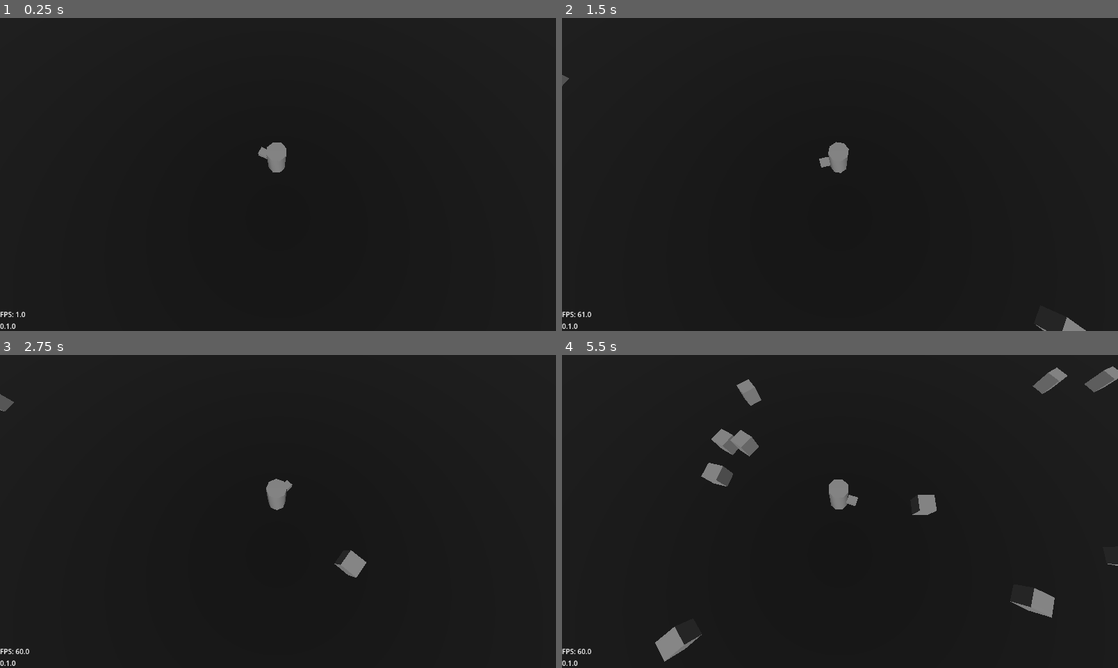
Above: before the commit, frames 1-4 (two rows, left to right).
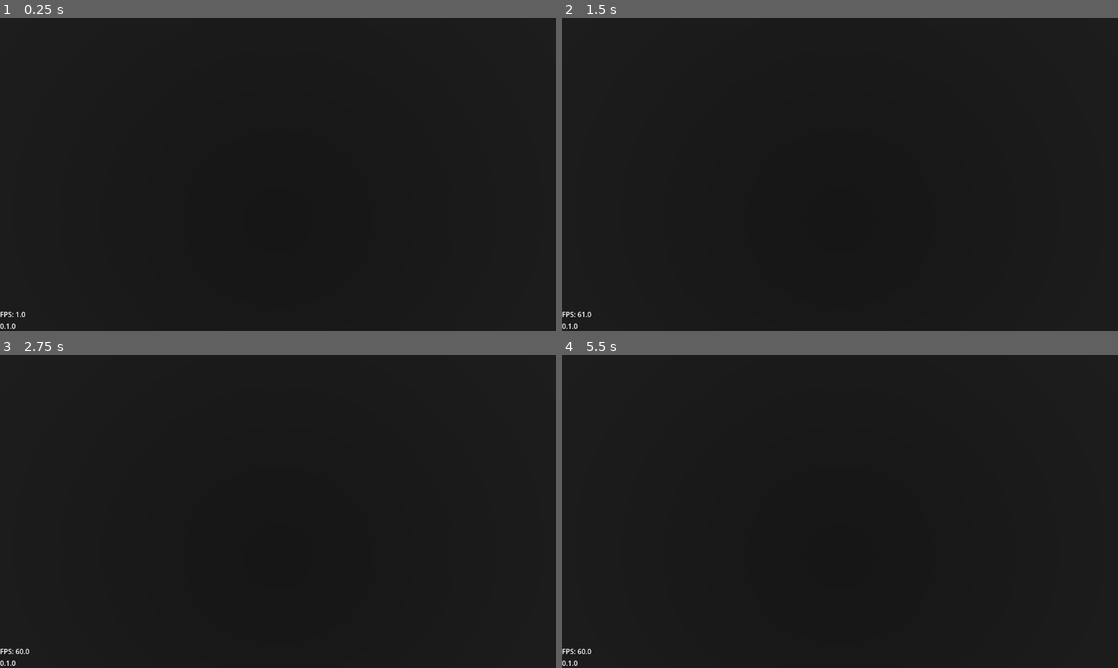
Above: after the commit, the same moments.

Repository: Grey-B/toy-defenders
Game: Godot game, scene res://src/core/main_game/main_game.tscn
Two runs of this game, one before a commit and one after it. Both use one fixed random seed, a clock stepped at 60 frames per second and the inputs below.
Inputs (mouse positions are in pixels of both pictures, inside the frame that each line leads up to):
- Up to frame 1 (0.25 s): no input
- Up to frame 2 (1.5 s): tap Enter at 0.5 s; move the mouse to (962, 158) at 0.52 s; hold D (move_right) 0.53-1.28 s; tap I at 0.6, 1.35 s; move the mouse to (728, 190) at 1.27 s; hold S (move_down) from 1.28 s (still down)
- Up to frame 3 (2.75 s): move the mouse to (333, 442) at 2.02 s; release S (move_down) at 2.03 s; hold D (move_right) from 2.03 s (still down); tap I at 2.1 s
- Up to frame 4 (5.5 s): move the mouse to (812, 574) at 2.77 s; release D (move_right) at 2.78 s; hold W (move_up) 2.78-3.53 s; tap I every 0.75 s from 2.85 to 5.1 s; move the mouse to (1006, 558) at 3.52 s; hold A (move_left) 3.53-5.03 s; move the mouse to (673, 464) at 4.27 s; move the mouse to (867, 511) at 5.02 s; hold S (move_down) from 5.03 s (still down)

The runs differ from the first frame. In frame 1, 0.3% of the frame differs, in the area x 46-52%, y 39-50%; in frame 2, 0.5%; in frame 3, 0.6%; in frame 4, 2.6%, in the area x 16-100%, y 3-98%.

Commit message:
Initial commit

Diff:
--- a/assets/3d/models/ancestries/test_ancestry_model.tscn
+++ /dev/null
@@ -1,10 +0,0 @@
-[gd_scene format=3 uid="uid://hdqyulugd4ou"]
-
-[node name="TestAncestryModel" type="Node3D" unique_id=2046162105]
-
-[node name="CSGCylinder3D" type="CSGCylinder3D" parent="." unique_id=1079863148]
-transform = Transform3D(1, 0, 0, 0, 1, 0, 0, 0, 1, 0, 1, 0)
-
-[node name="CSGBox3D" type="CSGBox3D" parent="." unique_id=1847081848]
-transform = Transform3D(1, 0, 0, 0, 1, 0, 0, 0, 1, 0, 1, 0.75)
-size = Vector3(0.4, 0.3, 0.5)
--- a/src/core/main_game/main_game.gd
+++ b/src/core/main_game/main_game.gd
@@ -11,30 +11,13 @@
 @onready var debug_root: Control = %DebugRoot
 
 const TEST_LEVEL_1_UID: String = "uid://ba0k6u41pfd88"
-const PLAYER_UID: String = "uid://bro1da23d1j3v"
 
-var player: Player = null
 var current_level: BaseLevel = null
 
 
 func _ready() -> void:
 	get_window().grab_focus.call_deferred()
-	init_player()
 	load_level(TEST_LEVEL_1_UID)
-
-
-func init_player() -> void:
-	var player_scene: PackedScene = ResourceLoader.load(PLAYER_UID) as PackedScene
-	if player_scene == null:
-		push_error("Could not load player scene: " + PLAYER_UID)
-		return
-
-	player = player_scene.instantiate() as Player
-	if player == null:
-		push_error("Loaded player scene does not extend Player or DNE: " + PLAYER_UID)
-		return
-
-	entity_root.add_child(player)
 
 
 func load_level(level_scene: String) -> void:
@@ -67,57 +50,3 @@
 	# TODO add fall back scene
 
 	level_root.add_child(current_level)
-
-	place_player_at_level_spawn()
-	check_for_enemy_spawn()
-	#setup_camera()
-
-
-func place_player_at_level_spawn() -> void:
-	if player == null:
-		push_error("Cannot place player in level because it is null")
-		return
-	if current_level == null:
-		push_error("Cannot place player into level because level is null")
-		return
-
-	player.global_position = current_level.get_default_player_spawn()
-
-#func setup_camera() -> void:
-#if player == null or current_level == null:
-#return
-#
-#var level_camera := current_level.get_player_camera()
-#if level_camera == null:
-#return
-#
-## TODO: temporary hookup
-## TODO: camera_system.set_target(player)
-
-
-func check_for_enemy_spawn() -> void:
-	var timer := current_level.get_enemy_spawn_timer()
-	if timer != null:
-		timer.timeout.connect(spawn_enemy)
-
-
-func spawn_enemy() -> void:
-	var enemy: PackedScene = ResourceLoader.load(current_level.ENEMY_UID_ARRAY[0]) \
-			as PackedScene
-	if enemy == null:
-		push_error("Could not load enemy scene: " + current_level.ENEMY_UID_ARRAY[0])
-		return
-
-	var enemy_instance = enemy.instantiate() as BaseEnemy
-	if enemy_instance == null:
-		push_error(
-			"Loaded enemy scene does not extend BaseEnemy or DNE: "
-			+ current_level.ENEMY_UID_ARRAY[0],
-		)
-		return
-
-	enemy_instance.data = current_level.ENEMY_DATA_ARRAY[0]
-	entity_root.add_child(enemy_instance)
-
-	player.enemy_path_follow.progress_ratio = randf()
-	enemy_instance.global_position = player.enemy_path_follow.global_position
--- a/src/gameplay/enemies/base_enemy.gd
+++ b/src/gameplay/enemies/base_enemy.gd
@@ -2,9 +2,6 @@
 extends CharacterBody3D
 
 @export var data: EnemyData
-
-@onready var player: Player = get_tree().get_first_node_in_group("player")
-@onready var contact_hitbox: Area3D = %ContactHitbox
 
 var enemy_name: String
 var model_instance: Node3D
@@ -22,13 +19,8 @@
 
 
 func _physics_process(_delta: float) -> void:
-	data.behavior.process_behavior(self, player)
+	data.behavior.process_behavior(self)
 	velocity.y = 0
-
-
-func _on_contact_hitbox_body_entered(body: Node3D) -> void:
-	if body is Player:
-		body.take_damage(data.behavior.contact_damage)
 
 
 func take_damage(damage: int) -> void:
--- a/src/gameplay/enemies/base_enemy.tscn
+++ b/src/gameplay/enemies/base_enemy.tscn
@@ -16,13 +16,13 @@
 transform = Transform3D(1, 0, 0, 0, 1, 0, 0, 0, 1, 0, 1, 0)
 shape = SubResource("CapsuleShape3D_6owma")
 
-[node name="ContactHitbox" type="Area3D" parent="." unique_id=431302198]
+[node name="Hurtbox" type="Area3D" parent="." unique_id=431302198]
 unique_name_in_owner = true
 collision_layer = 4
 collision_mask = 18
 
-[node name="CollisionShape3D" type="CollisionShape3D" parent="ContactHitbox" unique_id=1364037271]
+[node name="CollisionShape3D" type="CollisionShape3D" parent="Hurtbox" unique_id=1364037271]
 transform = Transform3D(1, 0, 0, 0, 1, 0, 0, 0, 1, 0, 1, 0)
 shape = SubResource("CapsuleShape3D_s58g3")
 
-[connection signal="body_entered" from="ContactHitbox" to="." method="_on_contact_hitbox_body_entered"]
+[connection signal="body_entered" from="Hurtbox" to="." method="_on_contact_hitbox_body_entered"]
--- a/src/gameplay/player/player.gd
+++ /dev/null
@@ -1,114 +0,0 @@
-class_name Player
-extends CharacterBody3D
-
-enum States { IDLE, MOVE }
-
-@export var enemy_path_follow: PathFollow3D
-@export var data: PlayerData
-@export var equipped_weapon: WeaponData
-
-@onready var entity_root: Node3D = get_tree().get_first_node_in_group("entity_root")
-@onready var collision_shape_3d: CollisionShape3D = %CollisionShape3D
-@onready var projectile_spawn: Marker3D = %ProjectileSpawn
-@onready var camera: Camera3D = %Camera3D
-
-const RAYCAST_LENGTH: int = 1000
-
-var active_state: States = States.IDLE
-var model_instance: Node3D
-var strength: float
-var dexterity: float
-var speed: float
-var max_health: int
-var cur_health: int
-var attack_speed: float = 1.0
-var attack_timer: Timer = Timer.new()
-
-
-func _ready() -> void:
-	model_instance = data.ancestry.model.instantiate()
-	strength = data.strength * data.ancestry.strength_mult * data.player_class.strength_mult
-	dexterity = data.dexterity * data.ancestry.dexterity_mult * data.player_class.dexterity_mult
-	speed = data.speed * data.ancestry.speed_mult * data.player_class.speed_mult
-	max_health = int(data.max_health * data.ancestry.health_mult * data.player_class.health_mult)
-	cur_health = max_health
-	attack_speed /= equipped_weapon.attack_speed
-
-	collision_shape_3d.add_child(model_instance)
-	add_child(attack_timer)
-
-	attack_timer.start()
-	attack_timer.one_shot = false
-	# TODO: replace with manual attack toggle
-
-	attack_timer.wait_time = attack_speed
-	attack_timer.timeout.connect(attack)
-
-
-func _physics_process(_delta: float) -> void:
-	# Make player look at mouse
-	var mouse_pos: Vector2 = get_viewport().get_mouse_position()
-	var ray_from := camera.project_ray_origin(mouse_pos)
-	var ray_dir := ray_from + camera.project_ray_normal(mouse_pos) * RAYCAST_LENGTH
-
-	var player_height = collision_shape_3d.global_position.y
-	var plane := Plane(Vector3.UP, player_height)
-	var intersection = plane.intersects_ray(ray_from, ray_dir)
-
-	if intersection != null:
-		collision_shape_3d.look_at(intersection, Vector3.UP, true)
-
-	# Make player move
-	var input_dir := Input.get_vector(
-		"move_left",
-		"move_right",
-		"move_up",
-		"move_down",
-	)
-	var direction := (
-			transform.basis * Vector3(input_dir.x, 0, input_dir.y)
-	).normalized()
-
-	if input_dir:
-		set_state(States.MOVE)
-	else:
-		set_state(States.IDLE)
-
-	if active_state == States.MOVE:
-		velocity.x = direction.x * speed
-		velocity.z = direction.z * speed
-	elif active_state == States.IDLE:
-		velocity.x = move_toward(velocity.x, 0, speed)
-		velocity.z = move_toward(velocity.z, 0, speed)
-
-	move_and_slide()
-
-
-func set_state(new_state: States) -> void:
-	active_state = new_state
-
-
-func attack() -> void:
-	var attack_instance = equipped_weapon.attack_model.instantiate() as BaseProjectile
-	attack_instance.direction = collision_shape_3d.rotation
-	attack_instance.spawn_position = projectile_spawn.global_position
-	attack_instance.rotation_basis = collision_shape_3d.global_transform.basis
-
-	if equipped_weapon.weapon_range == "melee":
-		attack_instance.damage = equipped_weapon.damage + strength
-	elif equipped_weapon.weapon_range == "ranged":
-		attack_instance.damage = equipped_weapon.damage + dexterity
-
-	entity_root.add_child(attack_instance)
-
-
-func take_damage(damage: int) -> void:
-	cur_health -= damage
-	print(
-		"Took " + str(damage) + " damage. Current health: " \
-				+ str(cur_health) + "/" + str(max_health),
-	)
-	if cur_health < 0:
-		cur_health = 0
-	if cur_health == 0:
-		queue_free()
--- a/src/gameplay/player/player.tscn
+++ /dev/null
@@ -1,44 +0,0 @@
-[gd_scene format=3 uid="uid://bro1da23d1j3v"]
-
-[ext_resource type="Script" uid="uid://2tl4awloq3r3" path="res://src/gameplay/player/player.gd" id="1_kh5p4"]
-[ext_resource type="Resource" uid="uid://0d832eq58eps" path="res://src/resources/player data/test_player.tres" id="2_64h4j"]
-[ext_resource type="Resource" uid="uid://b21i3lrmltkg8" path="res://src/resources/weapons/swords/test_sword.tres" id="3_k2146"]
-
-[sub_resource type="CapsuleShape3D" id="CapsuleShape3D_6owma"]
-
-[sub_resource type="Curve3D" id="Curve3D_kh5p4"]
-closed = true
-_data = {
-"points": PackedVector3Array(0, 0, 0, 0, 0, 0, -12.940706, 0.00012207031, 10.411709, 0, 0, 0, 0, 0, 0, 13.527485, 0.00012207031, 10.098688, 0, 0, 0, 0, 0, 0, 23.693205, 0.00012207031, -16.07169, 0, 0, 0, 0, 0, 0, -24.61646, 0.00012207031, -15.8719635),
-"tilts": PackedFloat32Array(0, 0, 0, 0)
-}
-point_count = 4
-
-[node name="Player" type="CharacterBody3D" unique_id=1566504034 node_paths=PackedStringArray("enemy_path_follow") groups=["player"]]
-collision_layer = 2
-script = ExtResource("1_kh5p4")
-enemy_path_follow = NodePath("Path3D/EnemyPathFollow")
-data = ExtResource("2_64h4j")
-equipped_weapon = ExtResource("3_k2146")
-
-[node name="CollisionShape3D" type="CollisionShape3D" parent="." unique_id=210629025]
-unique_name_in_owner = true
-transform = Transform3D(1, 0, 0, 0, 1, 0, 0, 0, 1, 0, 1, 0)
-shape = SubResource("CapsuleShape3D_6owma")
-
-[node name="ProjectileSpawn" type="Marker3D" parent="CollisionShape3D" unique_id=791439976]
-unique_name_in_owner = true
-transform = Transform3D(1, 0, 0, 0, 1, 0, 0, 0, 1, 0, -0.19999999, 1.3)
-
-[node name="Camera3D" type="Camera3D" parent="." unique_id=1552441341]
-unique_name_in_owner = true
-transform = Transform3D(1, 0, 0, 0, 0.2588191, 0.9659258, 0, -0.9659258, 0.2588191, 0.068574905, 9.810198, 2.9408832)
-fov = 90.0
-size = 12.0
-
-[node name="Path3D" type="Path3D" parent="." unique_id=1875791232]
-curve = SubResource("Curve3D_kh5p4")
-
-[node name="EnemyPathFollow" type="PathFollow3D" parent="Path3D" unique_id=2042184523]
-unique_name_in_owner = true
-transform = Transform3D(0.0118254395, 0, -0.9999266, 0, 1, 0, 0.9999266, 0, 0.0118254395, -12.940706, 0.00012207031, 10.411709)
--- a/src/gameplay/player/player_spawn.gd
+++ /dev/null
@@ -1,2 +0,0 @@
-class_name PlayerSpawn
-extends Marker3D
--- a/src/levels/base_level.gd
+++ b/src/levels/base_level.gd
@@ -1,8 +1,3 @@
 @abstract
 class_name BaseLevel
 extends Node3D
-
-@abstract func get_default_player_spawn() -> Vector3
-
-
-@abstract func get_enemy_spawn_timer() -> Timer
--- a/src/levels/prototypes/test_level_1.gd
+++ b/src/levels/prototypes/test_level_1.gd
@@ -1,16 +1,2 @@
 class_name TestLevel1
 extends BaseLevel
-
-@onready var player_spawn: PlayerSpawn = %PlayerSpawn
-@onready var enemy_spawn_timer: Timer = %EnemySpawnTimer
-
-const ENEMY_UID_ARRAY: Array[String] = ["uid://bmrucnnh3arqc"]
-const ENEMY_DATA_ARRAY: Array[Resource] = [preload("uid://cl4des5tp7u2b")]
-
-
-func get_default_player_spawn() -> Vector3:
-	return player_spawn.global_position
-
-
-func get_enemy_spawn_timer() -> Timer:
-	return enemy_spawn_timer
--- a/src/levels/prototypes/test_level_1.tscn
+++ b/src/levels/prototypes/test_level_1.tscn
@@ -1,7 +1,6 @@
 [gd_scene format=3 uid="uid://ba0k6u41pfd88"]
 
 [ext_resource type="Script" uid="uid://dmmyy6xrqgir0" path="res://src/levels/prototypes/test_level_1.gd" id="1_1w4w8"]
-[ext_resource type="Script" uid="uid://d2yd8ffdkw5ye" path="res://src/gameplay/player/player_spawn.gd" id="2_578bt"]
 
 [sub_resource type="Environment" id="Environment_6owma"]
 
@@ -10,7 +9,7 @@
 [sub_resource type="Compositor" id="Compositor_hrtwn"]
 
 [sub_resource type="BoxShape3D" id="BoxShape3D_6owma"]
-size = Vector3(200, 1, 200)
+size = Vector3(100, 1, 75)
 
 [sub_resource type="StandardMaterial3D" id="StandardMaterial3D_6yl8a"]
 albedo_color = Color(0, 0, 0, 1)
@@ -30,21 +29,16 @@
 [node name="DirectionalLight3D" type="DirectionalLight3D" parent="Light" unique_id=1738101022]
 transform = Transform3D(1, 0, 0, 0, 0.70710677, 0.7071069, 0, -0.7071069, 0.70710677, 0, 31.665031, 142.91565)
 
+[node name="Camera3D" type="Camera3D" parent="." unique_id=1449169806]
+transform = Transform3D(1, 0, 0, 0, 0.27082238, 0.9626293, 0, -0.9626293, 0.27082238, 0, 27.721054, 0)
+projection = 1
+size = 50.0
+
 [node name="StaticBody3D" type="StaticBody3D" parent="." unique_id=166323494]
 
 [node name="CollisionShape3D" type="CollisionShape3D" parent="StaticBody3D" unique_id=1775220504]
 shape = SubResource("BoxShape3D_6owma")
 
 [node name="CSGBox3D" type="CSGBox3D" parent="StaticBody3D/CollisionShape3D" unique_id=382898587]
-size = Vector3(200, 1, 200)
+size = Vector3(100, 1, 77)
 material = SubResource("StandardMaterial3D_6yl8a")
-
-[node name="PlayerSpawn" type="Marker3D" parent="." unique_id=448371376]
-unique_name_in_owner = true
-transform = Transform3D(1, 0, 0, 0, 1, 0, 0, 0, 1, 0, 3, 0)
-script = ExtResource("2_578bt")
-
-[node name="EnemySpawnTimer" type="Timer" parent="." unique_id=985624252]
-unique_name_in_owner = true
-wait_time = 0.5
-autostart = true
--- a/src/resources/enemy behaviors/abstract_behavior.gd
+++ b/src/resources/enemy behaviors/abstract_behavior.gd
@@ -2,4 +2,4 @@
 class_name AbstractBehavior
 extends Resource
 
-@abstract func process_behavior(enemy: BaseEnemy, player: Player) -> void
+@abstract func process_behavior(enemy: BaseEnemy) -> void
--- a/src/resources/enemy behaviors/running_enemy.gd
+++ /dev/null
@@ -1,21 +0,0 @@
-class_name RunningEnemy
-extends AbstractBehavior
-
-var contact_damage: int = 10
-var lerp_value: float = 0.15
-
-
-func process_behavior(enemy: BaseEnemy, player: Player) -> void:
-	var direction := enemy.global_position.direction_to(player.global_position)
-	if direction:
-		enemy.look_at(player.global_position)
-		#lerp_angle(
-		#enemy.model_instance.rotation.y,
-		#atan2(enemy.velocity.x, enemy.velocity.z),
-		#lerp_value,
-		#)
-
-		enemy.velocity.x = direction.x * enemy.speed
-		enemy.velocity.z = direction.z * enemy.speed
-
-	enemy.move_and_slide()
--- a/src/resources/enemy data/test_enemy.tres
+++ b/src/resources/enemy data/test_enemy.tres
@@ -1,17 +1,10 @@
 [gd_resource type="Resource" script_class="EnemyData" format=3 uid="uid://cl4des5tp7u2b"]
 
-[ext_resource type="Script" uid="uid://dwndrrr5f8rvs" path="res://src/resources/enemy behaviors/running_enemy.gd" id="1_pa7gm"]
 [ext_resource type="PackedScene" uid="uid://dyunvgriy0fp3" path="res://assets/3d/models/enemies/test_enemy_model.tscn" id="2_miowe"]
 [ext_resource type="Script" uid="uid://dqh80xmgt7r3e" path="res://src/resources/enemy data/enemy_data.gd" id="3_ckmvi"]
-
-[sub_resource type="Resource" id="Resource_578bt"]
-script = ExtResource("1_pa7gm")
-metadata/_custom_type_script = "uid://dwndrrr5f8rvs"
 
 [resource]
 script = ExtResource("3_ckmvi")
 name = "Test Enemy"
 model = ExtResource("2_miowe")
-behavior = SubResource("Resource_578bt")
-health = 10
 metadata/_custom_type_script = "uid://dqh80xmgt7r3e"
--- a/src/resources/player ancestries/test_ancestry.tres
+++ /dev/null
@@ -1,9 +0,0 @@
-[gd_resource type="Resource" script_class="AncestryData" format=3 uid="uid://ymiqrpgjlthk"]
-
-[ext_resource type="PackedScene" uid="uid://hdqyulugd4ou" path="res://assets/3d/models/ancestries/test_ancestry_model.tscn" id="1_eavqt"]
-[ext_resource type="Script" uid="uid://bc8n85wfr8p17" path="res://src/resources/player data/ancestry_data.gd" id="1_ycccd"]
-
-[resource]
-script = ExtResource("1_ycccd")
-model = ExtResource("1_eavqt")
-metadata/_custom_type_script = "uid://bc8n85wfr8p17"
--- a/src/resources/player classes/test_class.tres
+++ /dev/null
@@ -1,7 +0,0 @@
-[gd_resource type="Resource" script_class="ClassData" format=3 uid="uid://bqnwwlnqx75bl"]
-
-[ext_resource type="Script" uid="uid://civ3r6awdaylu" path="res://src/resources/player data/class_data.gd" id="1_nr7tw"]
-
-[resource]
-script = ExtResource("1_nr7tw")
-metadata/_custom_type_script = "uid://civ3r6awdaylu"
--- a/src/resources/player data/ancestry_data.gd
+++ /dev/null
@@ -1,8 +0,0 @@
-class_name AncestryData
-extends Resource
-
-@export var model: PackedScene
-@export var strength_mult: float = 1.0
-@export var dexterity_mult: float = 1.0
-@export var speed_mult: float = 1.0
-@export var health_mult: float = 1.0
--- a/src/resources/player data/class_data.gd
+++ /dev/null
@@ -1,7 +0,0 @@
-class_name ClassData
-extends Resource
-
-@export var strength_mult: float = 1.0
-@export var dexterity_mult: float = 1.0
-@export var speed_mult: float = 1.0
-@export var health_mult: float = 1.0
--- a/src/resources/player data/player_data.gd
+++ /dev/null
@@ -1,9 +0,0 @@
-class_name PlayerData
-extends Resource
-
-@export var ancestry: AncestryData
-@export var player_class: ClassData
-@export var strength: float = 1.0
-@export var dexterity: float = 1.0
-@export var speed: float = 5.0
-@export var max_health: int = 100
--- a/src/resources/player data/test_player.tres
+++ /dev/null
@@ -1,11 +0,0 @@
-[gd_resource type="Resource" script_class="PlayerData" format=3 uid="uid://0d832eq58eps"]
-
-[ext_resource type="Script" uid="uid://bgtxta8n0y2qv" path="res://src/resources/player data/player_data.gd" id="1_50kqp"]
-[ext_resource type="Resource" uid="uid://ymiqrpgjlthk" path="res://src/resources/player ancestries/test_ancestry.tres" id="1_xln6m"]
-[ext_resource type="Resource" uid="uid://bqnwwlnqx75bl" path="res://src/resources/player classes/test_class.tres" id="2_2lqml"]
-
-[resource]
-script = ExtResource("1_50kqp")
-ancestry = ExtResource("1_xln6m")
-player_class = ExtResource("2_2lqml")
-metadata/_custom_type_script = "uid://bgtxta8n0y2qv"
--- a/src/resources/weapons/swords/base_sword.gd
+++ /dev/null
@@ -1,4 +0,0 @@
-class_name BaseSword
-extends WeaponData
-
-@export var attack_model: PackedScene
--- a/src/resources/weapons/swords/test_sword.tres
+++ /dev/null
@@ -1,9 +0,0 @@
-[gd_resource type="Resource" script_class="BaseSword" format=3 uid="uid://b21i3lrmltkg8"]
-
-[ext_resource type="PackedScene" uid="uid://c2cywo6pctl7f" path="res://src/gameplay/projectiles/test_sword_projectile.tscn" id="1_ixr2n"]
-[ext_resource type="Script" uid="uid://c6vdb4ufmtpip" path="res://src/resources/weapons/swords/base_sword.gd" id="1_pl6y0"]
-
-[resource]
-script = ExtResource("1_pl6y0")
-attack_model = ExtResource("1_ixr2n")
-metadata/_custom_type_script = "uid://c6vdb4ufmtpip"
--- a/src/resources/weapons/weapon_data.gd
+++ /dev/null
@@ -1,6 +0,0 @@
-class_name WeaponData
-extends Resource
-
-@export var weapon_range: String = "melee"
-@export var attack_speed: float = 1.0
-@export var damage: int = 10
Not shown, removed: src/gameplay/player/player.gd.uid
Not shown, removed: src/gameplay/player/player_spawn.gd.uid
Not shown, removed: src/resources/enemy behaviors/running_enemy.gd.uid
Not shown, removed: src/resources/player data/ancestry_data.gd.uid
Not shown, removed: src/resources/player data/class_data.gd.uid
Not shown, removed: src/resources/player data/player_data.gd.uid
Not shown, removed: src/resources/weapons/swords/base_sword.gd.uid
Not shown, removed: src/resources/weapons/weapon_data.gd.uid
